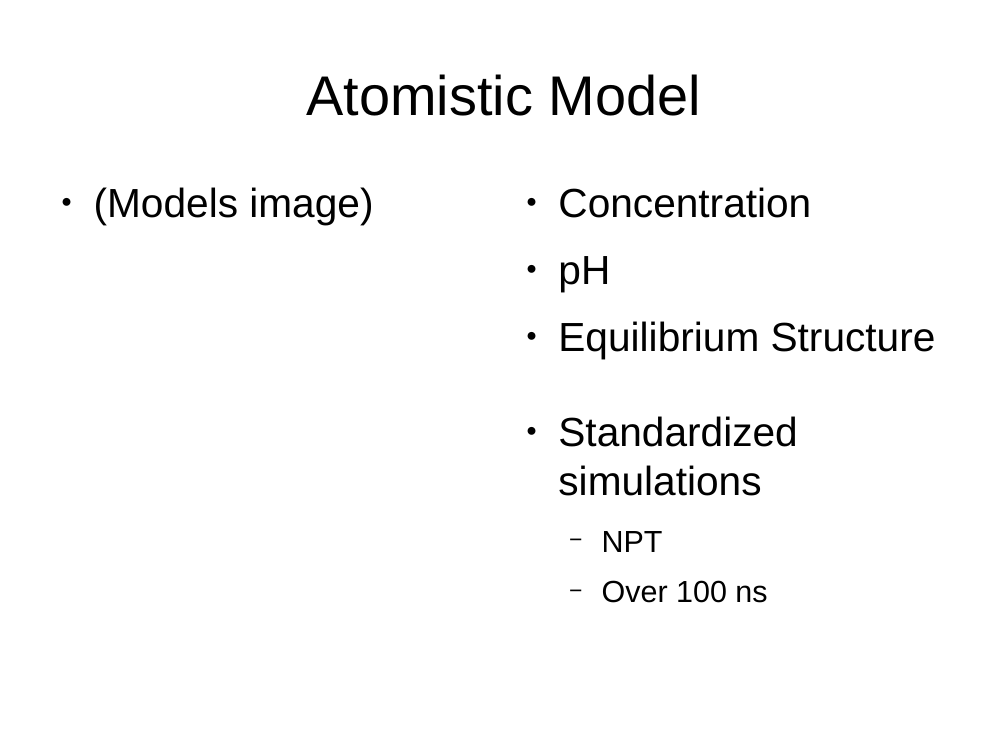
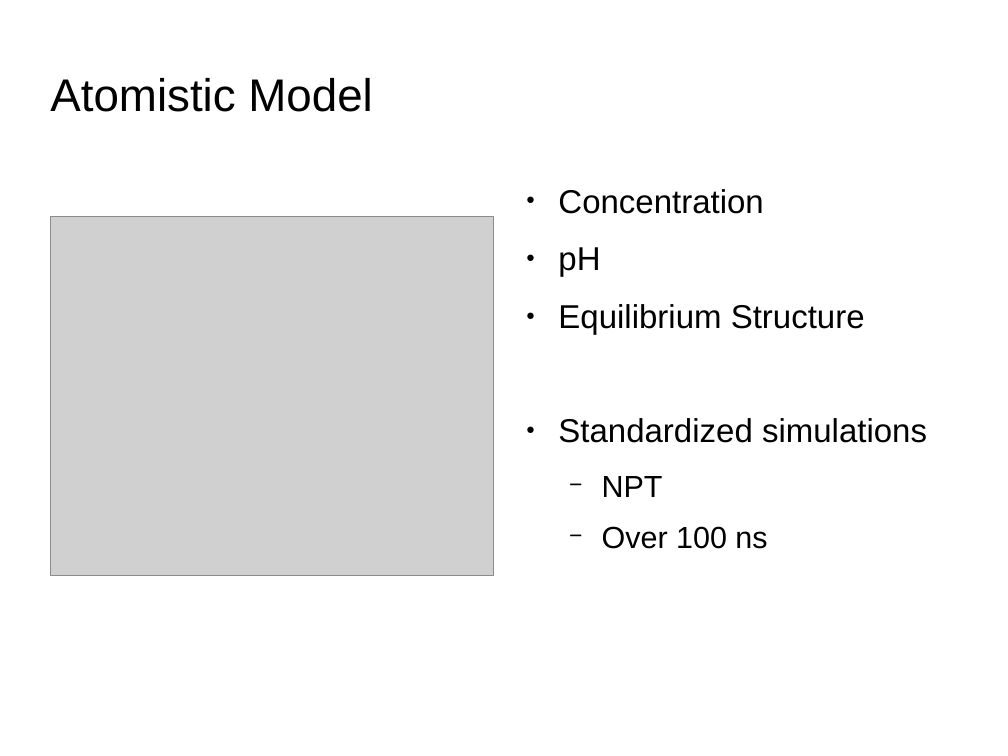
Before and after one commit to acnz/summer-prj, a slide deck: slide 7 of Slides.odp (slide 6 before the commit). Drawn at 1008x756 pixels with LibreOffice and Linux fonts; fonts in the diff are those of the drawing; grey boxes stand for pictures; background and template pictures are left out. Boxes give left, top, right and bottom in pixels: in the first picture for what was removed or moved away, otherwise in the second. Text is boxed around its words. In the diff, an @@ line names an element or a change of style, - is before the commit and + after.

```diff
--- a/Slides.odp
+++ b/Slides.odp
@@ title "Atomistic Model": place and size @@
-title "Atomistic Model" at (307,74,701,116)
+title "Atomistic Model" at (50,78,372,112)
@@ title "Atomistic Model" at (50,78,372,112): size 44 to 36 pt; alignment centre to left @@
@@ text removed at (94,187,373,225) @@
-● (Models image)
@@ text "Concentration" at (558,189,865,334): size 32 to 26 pt @@
@@ picture added at (50,217,493,575) @@
@@ text at (558,418,927,443): size 32 to 26 pt in "Standardized simulations" @@
```
Also in this commit, not shown: 9 other slides changed, 1 slide added, 4 other files.
